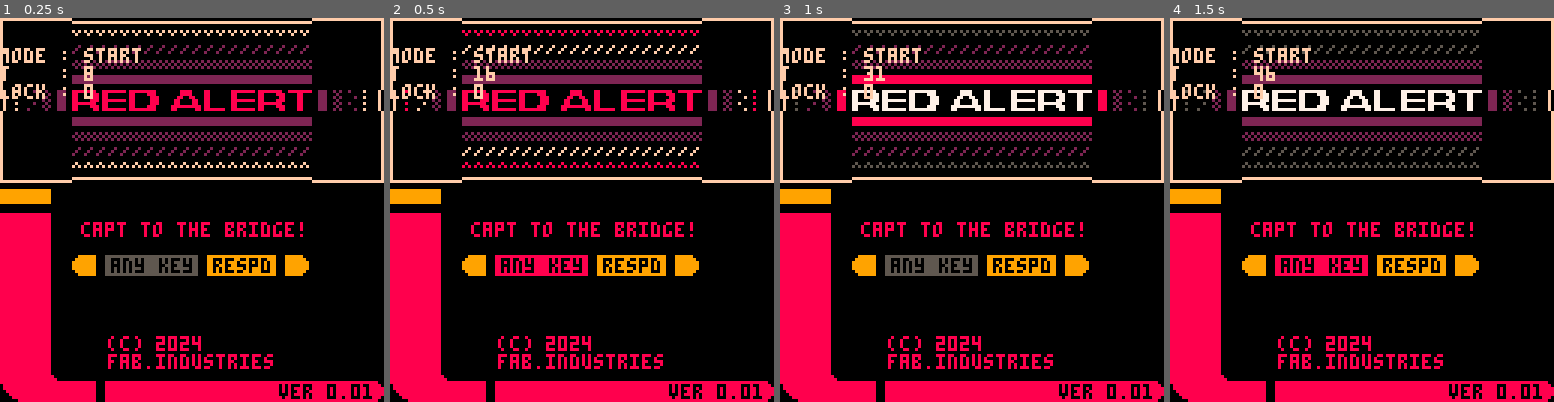
Above: before the commit, frames 1-4 (left to right).
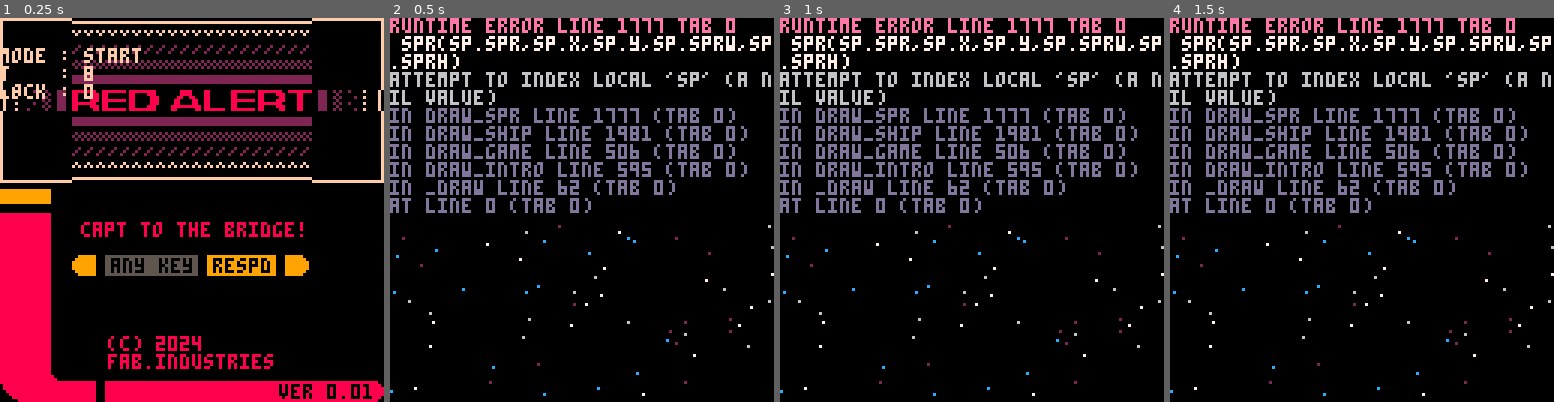
Above: after the commit, the same moments.

Repository: fab-industries/red-alert
Game: PICO-8 cartridge redalert.p8
The game is run twice, just before and just after one commit, with the same random seed, the same clock (stepped at 60 frames per second) and the same inputs.
Inputs:
- Up to frame 1 (0.25 s): no input
- Up to frame 2 (0.5 s): tap X (X key) at 0.33 s
- Up to frame 3 (1 s): tap O (Z key) at 0.7 s
- Up to frame 4 (1.5 s): tap X (X key) at 1.07 s

Frame 1 is identical in both runs. In frame 2, 36% of the frame differs, in the area x 0-100%, y 0-100%; in frame 3, 36%; in frame 4, 36%.
Error after the commit: runtime error line 1777 tab 0; spr(sp.spr,sp.x,sp.y,sp.sprw,sp.sprh); attempt to index local 'sp' (a nil value)

Commit message:
Need to roll back to fix this

Diff:
--- a/redalert.p8
+++ b/redalert.p8
@@ -412,7 +412,9 @@
 
 function update_start()
 
-btnrel=not btn(❎) and not btn(🅾️)
+ if btn(❎)==false and btn(🅾️)==false then
+  btnrel=true
+ end
 
  if btnrel then
   if btnp(❎) or btnp(🅾️) then
